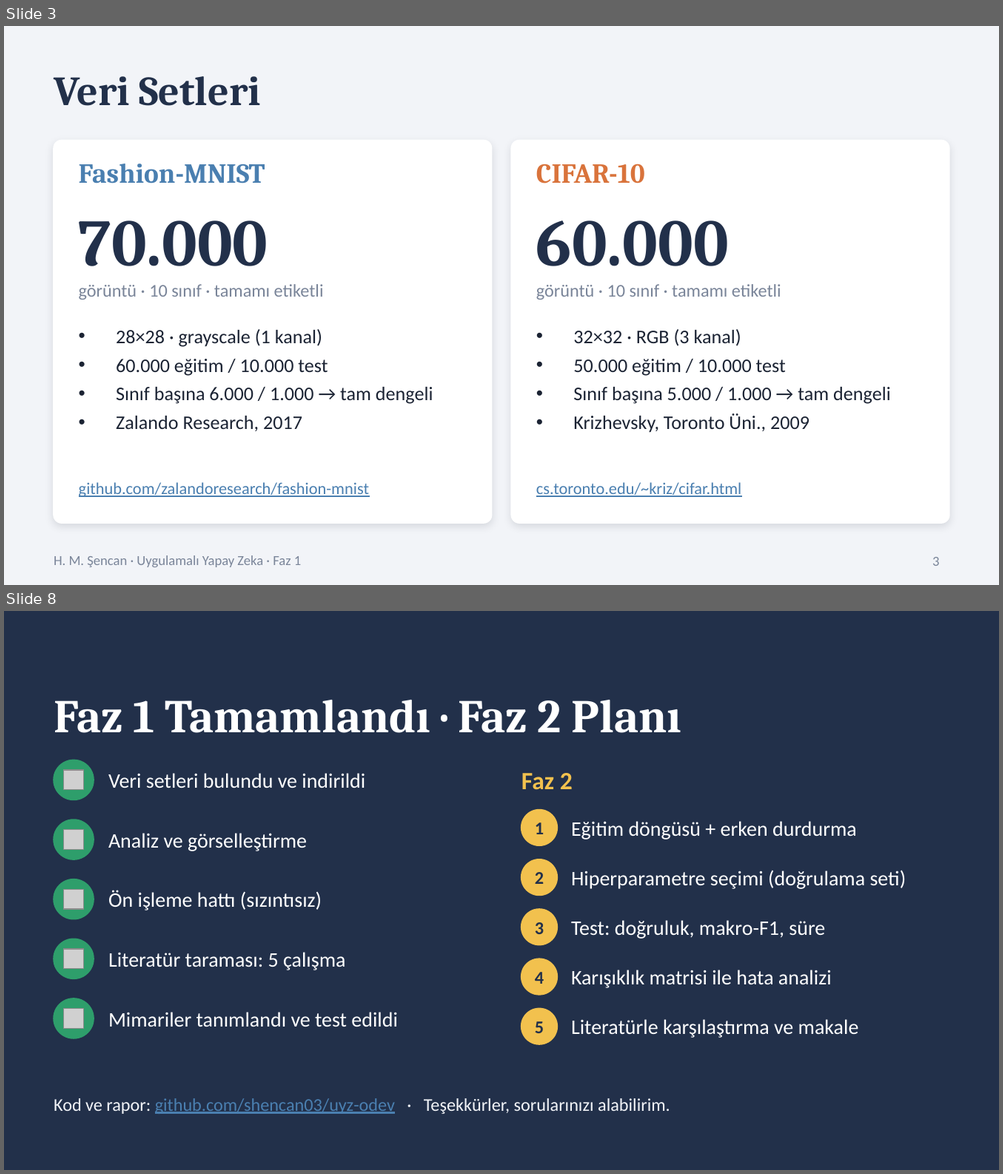
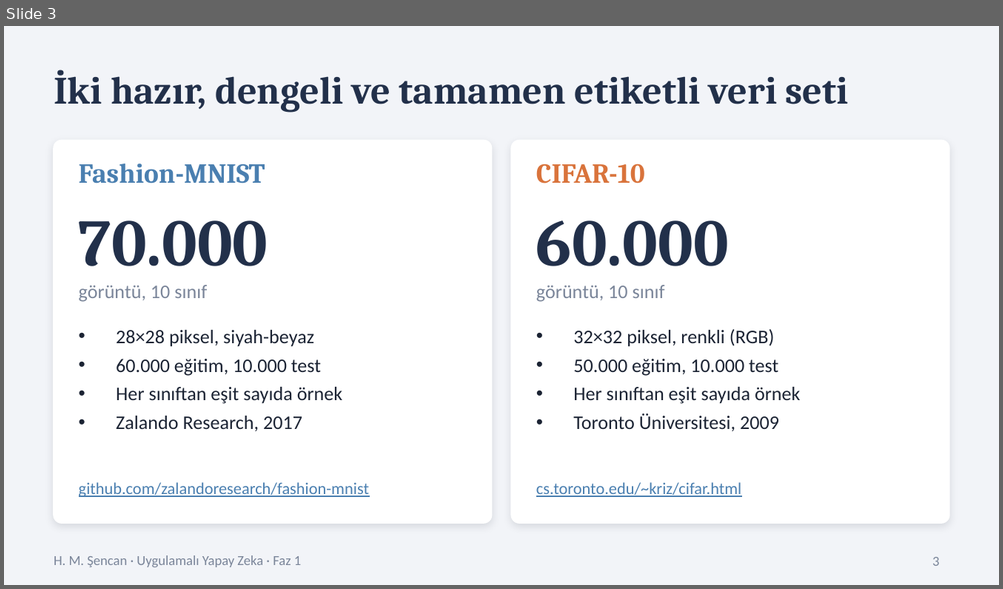
Before and after one commit to shencan03/uyz-odev, a slide deck: docs/Faz1_Sunum.pptx. Shown one above the other, each under a label of ours: slides 3 and 8 before the commit, slide 3 after it; the slides between them are not shown. The pictures are 1003x1174 and 1003x589 pixels, drawn with LibreOffice and Linux fonts; fonts in the diff are those of the drawing; grey boxes stand for pictures. Boxes give left, top, right and bottom in pixels: in the first picture for what was removed or moved away, otherwise in the second. Text is boxed around its words. In the diff, an @@ line names an element or a change of style, - is before the commit and + after.

```diff
--- a/docs/Faz1_Sunum.pptx
+++ b/docs/Faz1_Sunum.pptx
@@ slide 8 removed at (4,611,999,1170), background #22304A @@
@@ title removed at (54,700,681,733) @@
-Faz 1 Tamamlandı · Faz 2 Planı
@@ ellipse removed at (54,760,94,800) @@
@@ picture removed at (64,770,84,790) @@
@@ text removed at (108,773,365,788) @@
-Veri setleri bulundu ve indirildi
@@ text removed at (521,773,572,790) @@
-Faz 2
@@ ellipse removed at (521,810,557,846) @@
@@ ellipse removed at (54,820,94,860) @@
@@ picture removed at (64,830,84,850) @@
@@ text removed at (535,823,543,834) @@
-1
@@ text removed at (571,821,856,840) @@
-Eğitim döngüsü + erken durdurma
@@ text removed at (108,833,307,851) @@
-Analiz ve görselleştirme
@@ ellipse removed at (521,860,557,895) @@
@@ text removed at (535,872,543,884) @@
-2
@@ text removed at (571,870,906,889) @@
-Hiperparametre seçimi (doğrulama seti)
@@ ellipse removed at (54,880,94,920) @@
@@ picture removed at (64,889,84,909) @@
@@ text removed at (108,890,321,911) @@
-Ön işleme hattı (sızıntısız)
@@ ellipse removed at (521,909,557,945) @@
@@ text removed at (571,920,825,939) @@
-Test: doğruluk, makro-F1, süre
@@ ellipse removed at (54,940,94,979) @@
@@ text removed at (535,923,543,934) @@
-3
@@ picture removed at (64,949,84,969) @@
@@ text removed at (108,952,346,971) @@
-Literatür taraması: 5 çalışma
@@ ellipse removed at (521,959,557,995) @@
@@ text removed at (535,972,543,984) @@
-4
@@ text removed at (571,970,831,988) @@
-Karışıklık matrisi ile hata analizi
@@ ellipse removed at (54,999,94,1039) @@
@@ picture removed at (64,1009,84,1028) @@
@@ ellipse removed at (521,1009,557,1045) @@
@@ text removed at (108,1012,398,1027) @@
-Mimariler tanımlandı ve test edildi
@@ text removed at (535,1022,543,1034) @@
-5
@@ text removed at (571,1019,859,1038) @@
-Literatürle karşılaştırma ve makale
@@ text removed at (54,1099,670,1114) @@
-Kod ve rapor: github.com/shencan03/uyz-odev · Teşekkürler, sorularınızı alabilirim.
@@ slide 3 changed as well @@
@@ title at (54,70,848,113): text changed; size 30 to 28 pt @@
-Veri Setleri
+İki hazır, dengeli ve tamamen etiketli veri seti
@@ text at (79,285,207,302): text changed; size 13 to 14 pt @@
-görüntü · 10 sınıf · tamamı etiketli
+görüntü, 10 sınıf
@@ text at (536,285,665,302): text changed; size 13 to 14 pt @@
-görüntü · 10 sınıf · tamamı etiketli
+görüntü, 10 sınıf
@@ text at (116,330,342,404): text changed @@
-• 28×28 · grayscale (1 kanal)
-• 60.000 eğitim / 10.000 test
-• Sınıf başına 6.000 / 1.000 → tam dengeli
+• 28×28 piksel, siyah-beyaz
+• 60.000 eğitim, 10.000 test
+• Her sınıftan eşit sayıda örnek
@@ text at (573,329,800,432): text changed @@
-• 32×32 · RGB (3 kanal)
-• 50.000 eğitim / 10.000 test
-• Sınıf başına 5.000 / 1.000 → tam dengeli
-• Krizhevsky, Toronto Üni., 2009
+• 32×32 piksel, renkli (RGB)
+• 50.000 eğitim, 10.000 test
+• Her sınıftan eşit sayıda örnek
+• Toronto Üniversitesi, 2009
```
Also in this commit, not shown: 5 other slides changed, 2 slides added, 1 other slide removed, 1 other file.
